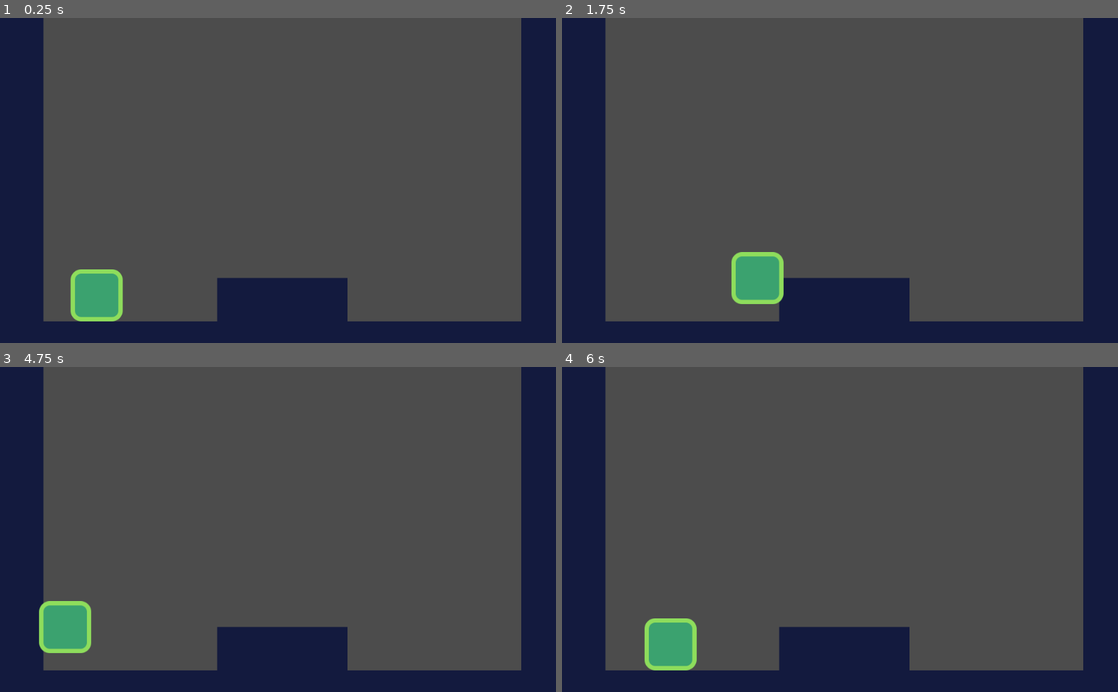
Above: before the commit, frames 1-4 (two rows, left to right).
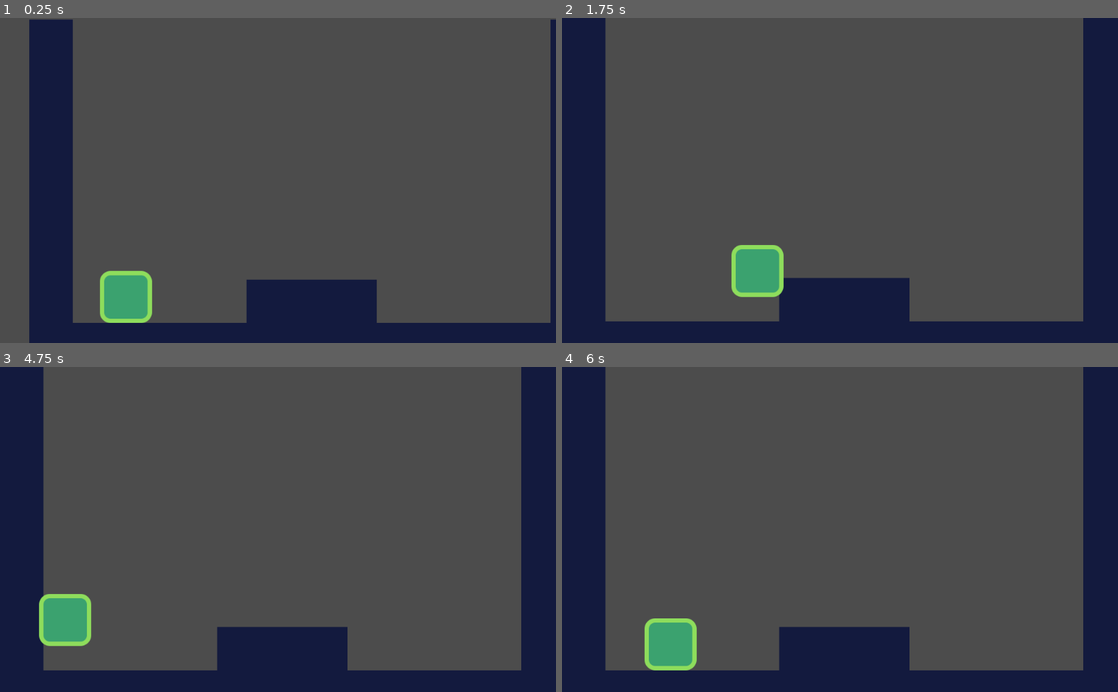
Above: after the commit, the same moments.

Repository: SinelVinesh/Godot-2D-Plateformer
Game: Godot game, scene res://src/Levels/LevelTemplate.tscn
Same seed, same stepped clock (60 frames per second), same inputs: the game is played once before the commit and once after it. The project has no main scene, so this scene is started directly.
Inputs:
- Up to frame 1 (0.25 s): no input
- Up to frame 2 (1.75 s): hold D (move_right) from 0.53 s (still down); tap W (jump) at 0.77, 1.52 s
- Up to frame 3 (4.75 s): release D (move_right) at 2.03 s; hold A (move_left) 2.03-2.78 s; tap Enter at 2.75 s; hold D (move_right) 2.78-4.28 s; tap W (jump) at 3.02, 3.77, 4.52 s; hold A (move_left) from 4.28 s (still down)
- Up to frame 4 (6 s): release A (move_left) at 5.03 s; hold D (move_right) 5.03-5.78 s; tap Space at 5.75 s; hold A (move_left) from 5.78 s (still down)

The runs differ from the first frame. In frame 1, 19% of the frame differs, in the area x 0-100%, y 0-100%; in frame 2, 0.7%; in frame 3, 0.7%; in frame 4, nothing differs.

Commit message:
Feat: Handle Player and Enemies collision

Diff:
--- /dev/null
+++ b/src/Actors/Enemy.gd
@@ -0,0 +1,17 @@
+extends Actor
+
+func _ready():
+    set_physics_process(false)
+    _velocity.x = -speed.x
+
+func _on_StompDetector_body_entered(body:Node):
+    if body.global_position.y > $StompDetector.global_position.y:
+        return
+    $CollisionShape2D.disabled = true
+    queue_free()
+
+func _physics_process(delta):
+    _velocity.y += gravity * delta
+    if is_on_wall():
+        _velocity.x *= -1.0
+    _velocity.y = move_and_slide(_velocity, UP_DIRECTION).y
--- /dev/null
+++ b/src/Actors/Enemy.tscn
@@ -0,0 +1,39 @@
+[gd_scene load_steps=5 format=2]
+
+[ext_resource path="res://assets/enemy.png" type="Texture" id=1]
+[ext_resource path="res://src/Actors/Enemy.gd" type="Script" id=2]
+
+[sub_resource type="RectangleShape2D" id=1]
+extents = Vector2( 47, 31 )
+
+[sub_resource type="RectangleShape2D" id=2]
+extents = Vector2( 47, 12.5 )
+
+[node name="Enemy" type="KinematicBody2D"]
+collision_layer = 2
+collision_mask = 9
+script = ExtResource( 2 )
+
+[node name="Enemy" type="Sprite" parent="."]
+position = Vector2( 0, -48 )
+texture = ExtResource( 1 )
+
+[node name="CollisionShape2D" type="CollisionShape2D" parent="."]
+position = Vector2( 0, -32 )
+shape = SubResource( 1 )
+
+[node name="VisibilityEnabler2D" type="VisibilityEnabler2D" parent="."]
+position = Vector2( -1.90735e-06, -32 )
+scale = Vector2( 4.8, 3.2 )
+physics_process_parent = true
+
+[node name="StompDetector" type="Area2D" parent="."]
+position = Vector2( 0, -63 )
+collision_layer = 2
+
+[node name="CollisionShape2D" type="CollisionShape2D" parent="StompDetector"]
+modulate = Color( 0.0196078, 0.160784, 0.639216, 1 )
+position = Vector2( 0, -12 )
+shape = SubResource( 2 )
+
+[connection signal="body_entered" from="StompDetector" to="." method="_on_StompDetector_body_entered"]
--- a/src/Actors/Player.gd
+++ b/src/Actors/Player.gd
@@ -1,6 +1,14 @@
 extends Actor
 
-func _physics_process(delta) -> void:
+export var stomp_impulse = 1000.0
+
+func _on_EnemyDetector_area_entered(area:Area2D):
+	_velocity = calculate_stomp_velocity(_velocity, stomp_impulse)
+
+func _on_EnemyDetector_body_entered(body:Node):
+	queue_free()
+
+func _physics_process(delta):
 	var is_jump_interrupted: = Input.is_action_just_released("jump") and _velocity.y < 0.0
 	var direction: = get_direction()
 	_velocity = calculte_move_velocity(_velocity, speed, direction, is_jump_interrupted)
@@ -26,3 +34,8 @@
 	if is_jump_interrupted:
 		output.y = 0.0
 	return output
+
+func calculate_stomp_velocity(linear_velocity: Vector2, impulse: float) -> Vector2:
+	var output: = linear_velocity
+	output.y = -impulse
+	return output
--- a/src/Actors/Player.tscn
+++ b/src/Actors/Player.tscn
@@ -1,21 +1,51 @@
-[gd_scene load_steps=4 format=2]
+[gd_scene load_steps=5 format=2]
 
 [ext_resource path="res://assets/player.png" type="Texture" id=1]
 [ext_resource path="res://src/Actors/Player.gd" type="Script" id=2]
+
+[sub_resource type="RectangleShape2D" id=2]
+extents = Vector2( 44, 43 )
 
 [sub_resource type="RectangleShape2D" id=1]
 extents = Vector2( 40, 42 )
 
 [node name="Player" type="KinematicBody2D"]
+position = Vector2( -4, 0 )
 collision_mask = 8
 script = ExtResource( 2 )
-speed = Vector2( 800, 1000 )
-gravity = null
+speed = Vector2( 800, 1200 )
 
 [node name="Player" type="Sprite" parent="."]
 position = Vector2( 0, -48 )
 texture = ExtResource( 1 )
 
+[node name="EnemyDetector" type="Area2D" parent="."]
+position = Vector2( 0, -42 )
+collision_layer = 0
+collision_mask = 2
+monitorable = false
+
+[node name="CollisionShape2D" type="CollisionShape2D" parent="EnemyDetector"]
+modulate = Color( 0.0745098, 0.0588235, 0.588235, 1 )
+position = Vector2( 0, -3 )
+shape = SubResource( 2 )
+
 [node name="CollisionShape2D" type="CollisionShape2D" parent="."]
 position = Vector2( 0, -42 )
 shape = SubResource( 1 )
+
+[node name="Camera2D" type="Camera2D" parent="."]
+position = Vector2( -12, -237 )
+current = true
+limit_left = 0
+limit_top = 0
+limit_smoothed = true
+drag_margin_h_enabled = true
+drag_margin_v_enabled = true
+smoothing_enabled = true
+smoothing_speed = 7.0
+drag_margin_left = 0.0
+drag_margin_right = 0.0
+
+[connection signal="area_entered" from="EnemyDetector" to="." method="_on_EnemyDetector_area_entered"]
+[connection signal="body_entered" from="EnemyDetector" to="." method="_on_EnemyDetector_body_entered"]
